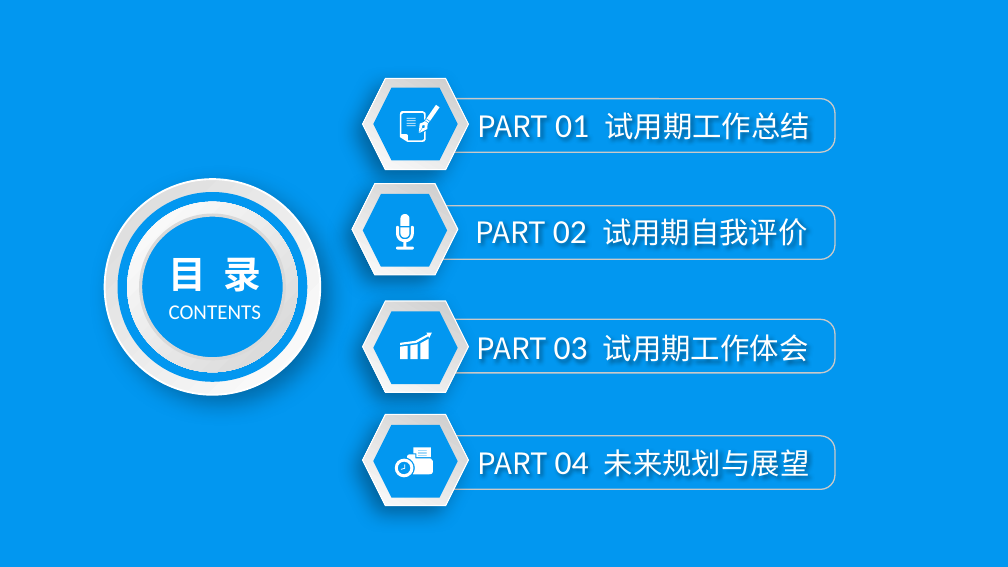
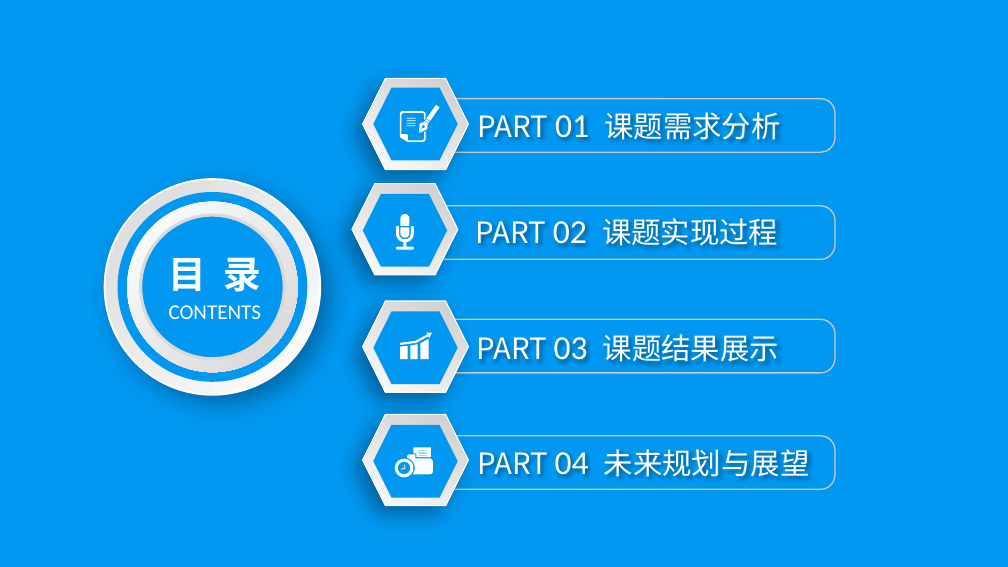
Before and after one commit to wangxm47/train, a slide deck: slide 3 of 员工转正述职报告PPT模板.pptx. Drawn at 1008x567 pixels with LibreOffice and Linux fonts; fonts in the diff are those of the drawing; background and template pictures are left out. Boxes give left, top, right and bottom in pixels: in the first picture for what was removed or moved away, otherwise in the second. Text is boxed around its words. In the diff, an @@ line names an element or a change of style, - is before the commit and + after.

```diff
--- a/员工转正述职报告PPT模板.pptx
+++ b/员工转正述职报告PPT模板.pptx
@@ text at <box>478,112,780,140</box>: text changed; font Noto Sans CJK SC to Calibri @@
-PART 01 试用期工作总结
+PART 01 课题需求分析
@@ text at <box>476,218,778,246</box>: text changed; font Noto Sans CJK SC to Calibri @@
-PART 02 试用期自我评价
+PART 02 课题实现过程
@@ text at <box>476,334,779,363</box>: text changed; font Noto Sans CJK SC to Calibri @@
-PART 03 试用期工作体会
+PART 03 课题结果展示
```
Also in this commit, not shown: 4 other slides changed, 5 slides added, 8 slides removed, 4 other files.
